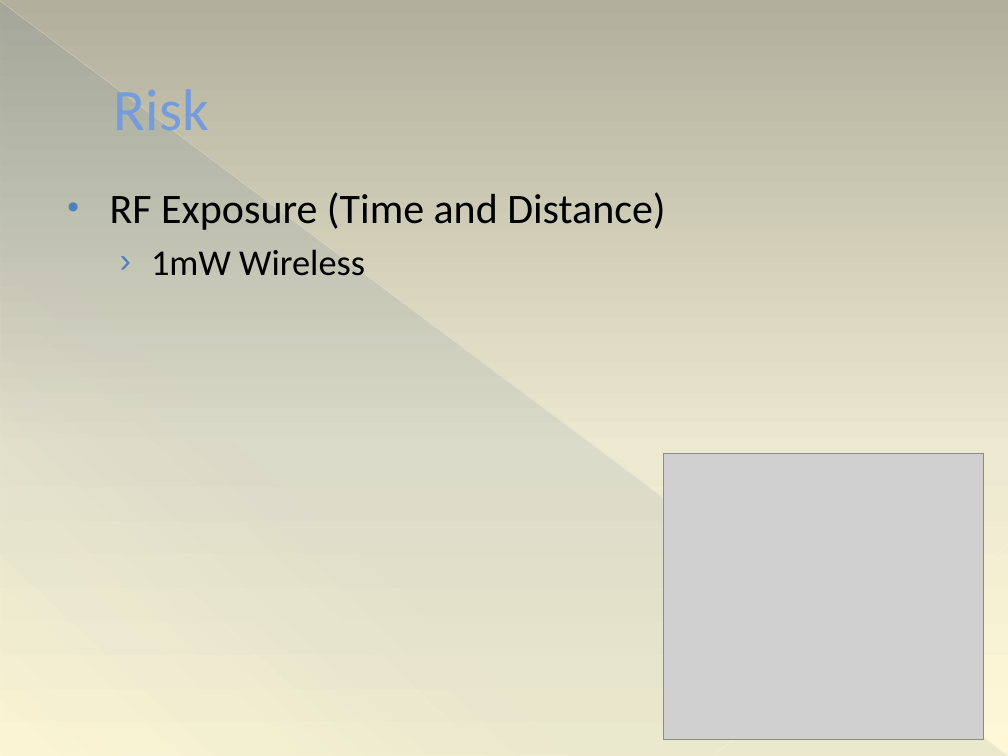
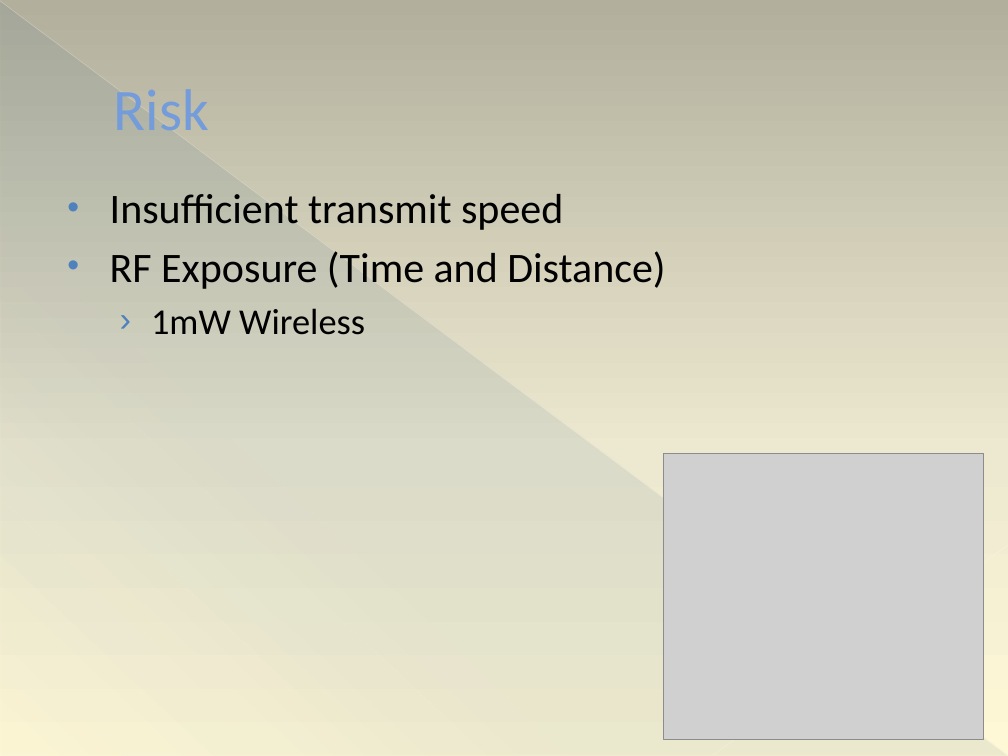
Before and after one commit to ttetelin/eyecu, a slide deck: slide 32 of PDR/PDR.pptx (slide 35 before the commit). Drawn at 1008x756 pixels with LibreOffice and Linux fonts; fonts in the diff are those of the drawing; grey boxes stand for pictures. Boxes give left, top, right and bottom in pixels: in the first picture for what was removed or moved away, otherwise in the second. Text is boxed around its words. In the diff, an @@ line names an element or a change of style, - is before the commit and + after.

```diff
--- a/PDR/PDR.pptx
+++ b/PDR/PDR.pptx
@@ text at (110, 194, 563, 230): paragraph added @@
+• Insufficient transmit speed
```
Also in this commit, not shown: 1 other slide changed, 3 slides added.
